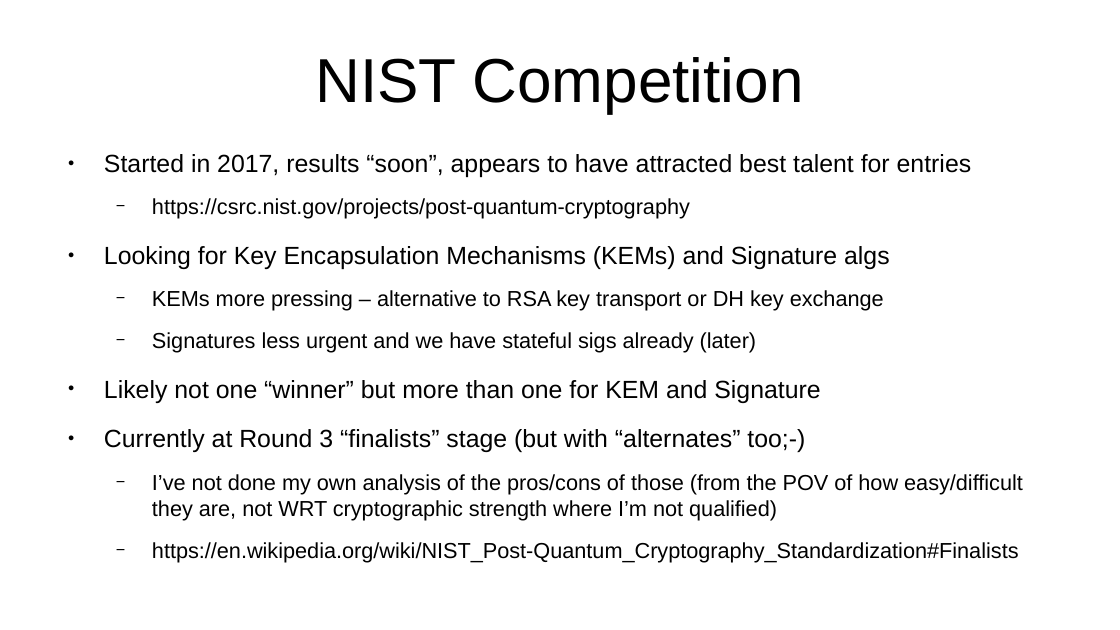
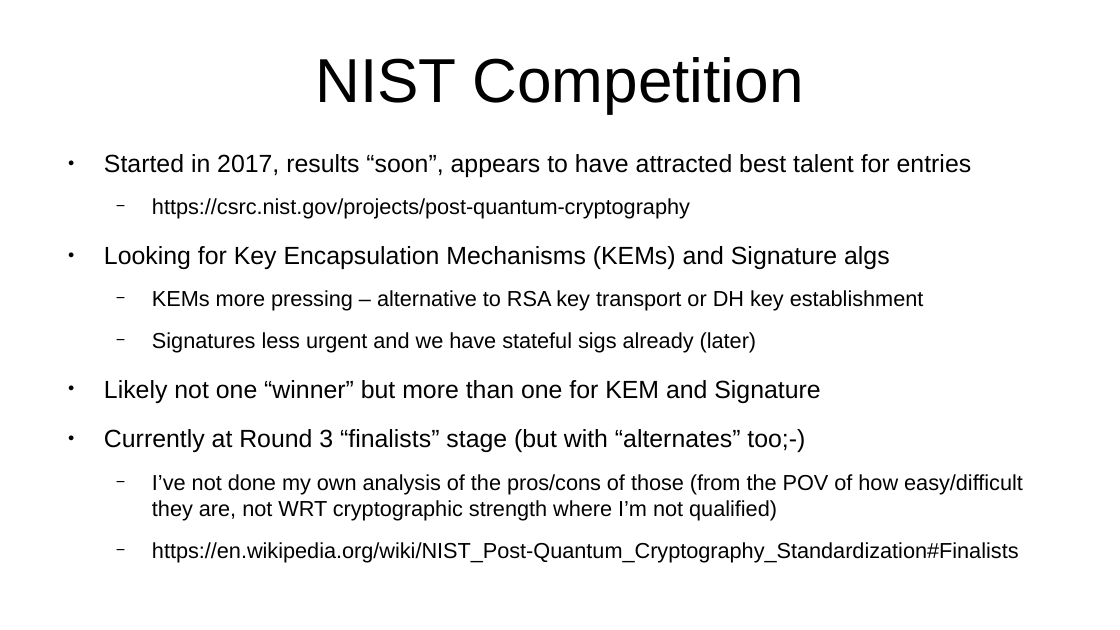
Before and after one commit to sftcd/cs7053, a slide deck: slide 8 of 2022lectures/05-pqc.odp. Drawn at 1120x630 pixels with LibreOffice and Linux fonts; fonts in the diff are those of the drawing. Boxes give left, top, right and bottom in pixels: in the first picture for what was removed or moved away, otherwise in the second. Text is boxed around its words. In the diff, an @@ line names an element or a change of style, - is before the commit and + after.

```diff
--- a/2022lectures/05-pqc.odp
+++ b/2022lectures/05-pqc.odp
@@ text at [152, 290, 924, 311]: text changed @@
-  − KEMs more pressing – alternative to RSA key transport or DH key exchange
+  − KEMs more pressing – alternative to RSA key transport or DH key establishment
```
Also in this commit, not shown: 11 other slides changed, 2 other files.
